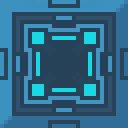
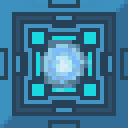
Layer changes from the first 128×128 image to the second:
showed "Layer 1 copy" over [40, 40, 92, 92]
